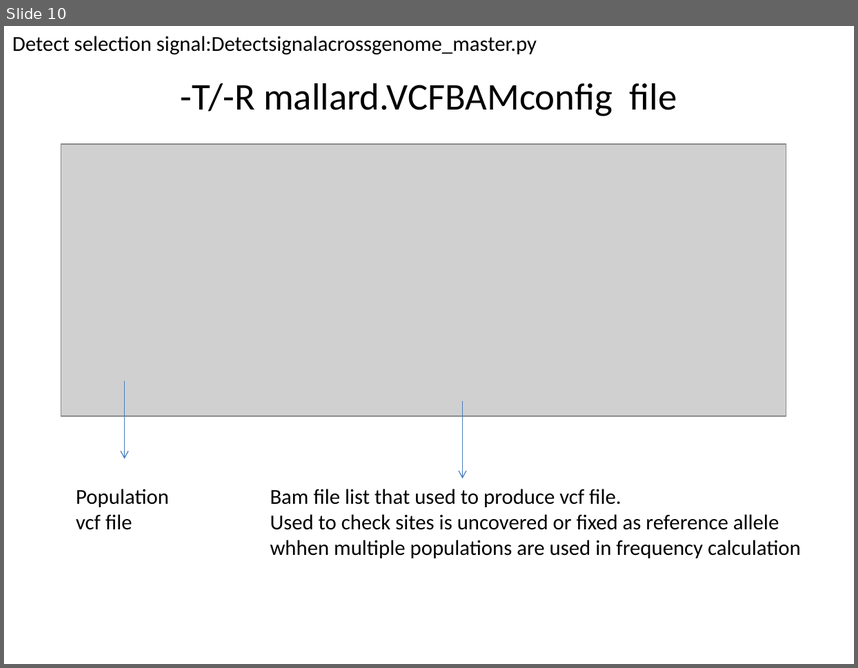
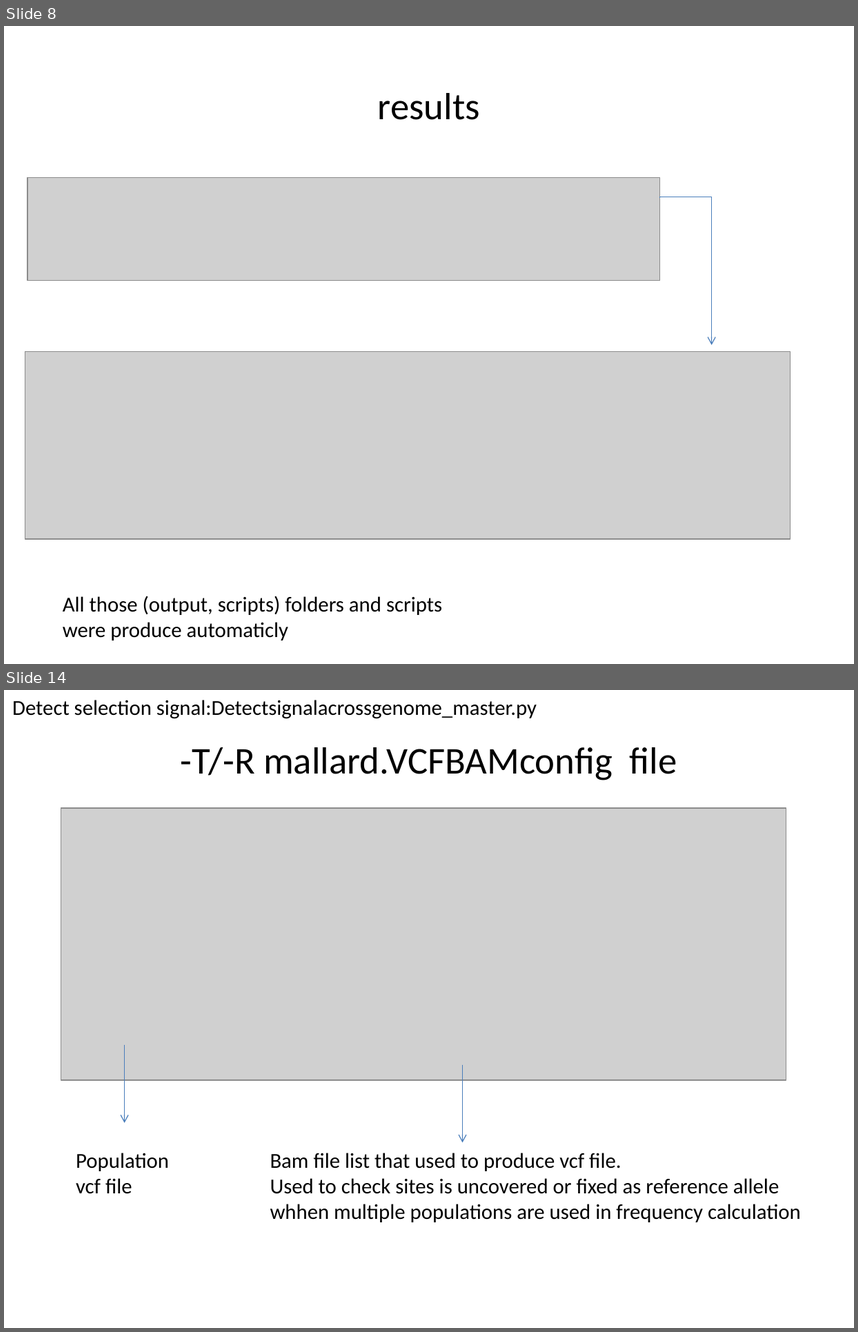
Before and after one commit to vitogump/lifelit, a slide deck: userGuide.pptx. Shown one above the other, each under a label of ours: slide 10 before the commit, slides 8 and 14 after it; the slides between them are not shown. The pictures are 858x668 and 858x1332 pixels, drawn with LibreOffice and Linux fonts; fonts in the diff are those of the drawing; grey boxes stand for pictures. Boxes give left, top, right and bottom in pixels: in the first picture for what was removed or moved away, otherwise in the second. Text is boxed around its words. In the diff, an @@ line names an element or a change of style, - is before the commit and + after.

```diff
--- a/userGuide.pptx
+++ b/userGuide.pptx
@@ slide 8 added at box(4, 26, 854, 664), background #FFFFFF @@
@@ title added at box(378, 93, 480, 120), 32 pt, text #000000 @@
+results
@@ picture added at box(27, 177, 660, 280) @@
@@ elbow arrow added from (660, 198) to (712, 345), #4B7EBC 0.75 pt @@
@@ picture added at box(25, 352, 791, 539) @@
@@ text added at box(63, 595, 442, 640), 18 pt, text #000000 @@
+All those (output, scripts) folders and scripts were produce automaticly
@@ what was slide 10 is now slide 14 @@
```
Also in this commit, not shown: 9 slides changed, 7 other slides added, 2 slides removed, 3 other files.
